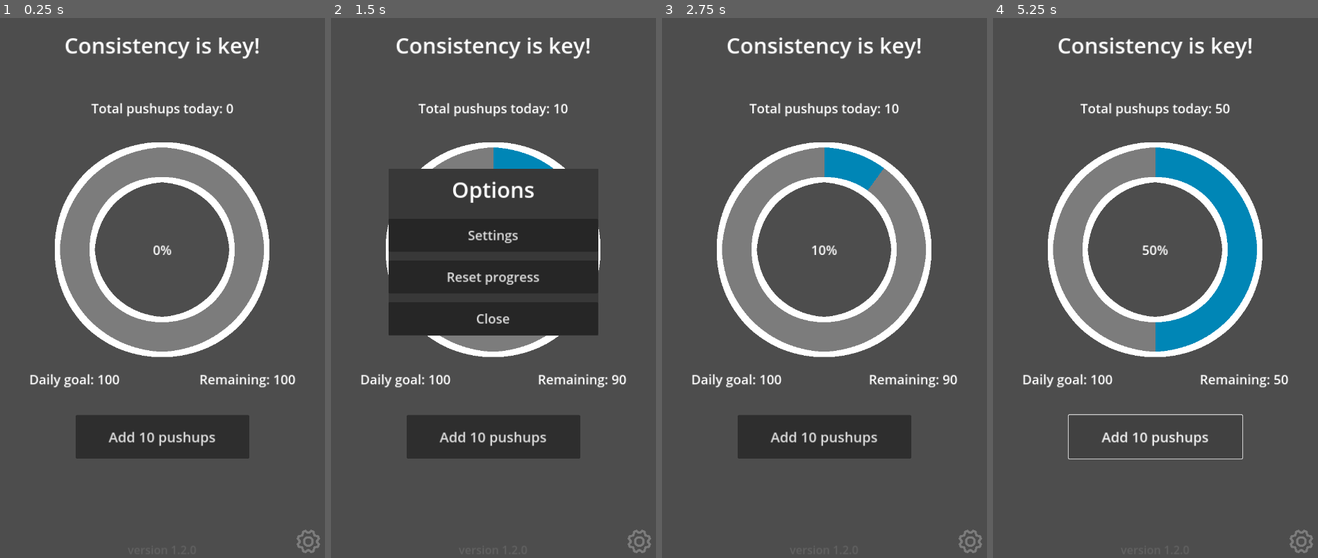
Above: before the commit, frames 1-4 (left to right).
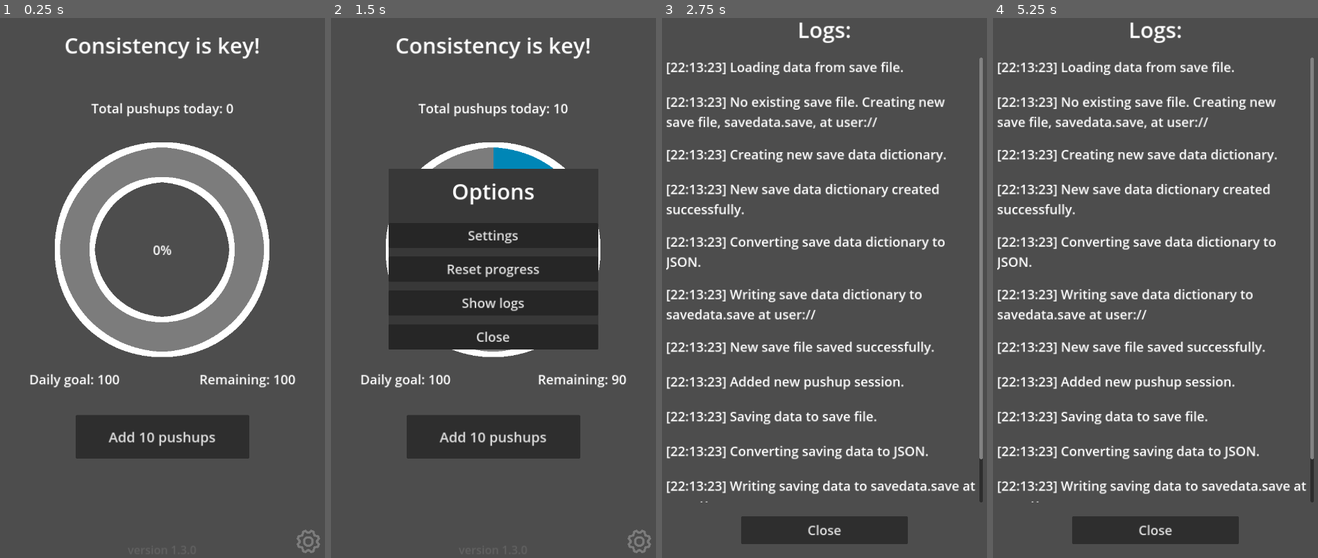
Above: after the commit, the same moments.

Repository: Vandreic/PushupProgression
Game: Godot game, scene res://src/main/main.tscn
Same seed, same stepped clock (60 frames per second), same inputs: the game is played once before the commit and once after it.
Inputs (mouse positions are in pixels of both pictures, inside the frame that each line leads up to):
- Up to frame 1 (0.25 s): no input
- Up to frame 2 (1.5 s): click "Add 10 pushups" at 0.5 s; click (639, 541) at 1.25 s
- Up to frame 3 (2.75 s): click (824, 304) at 2 s, where only the run after the commit has a clickable "Show logs"
- Up to frame 4 (5.25 s): click (1155, 439) at 2.75 s, where only the run before the commit has a clickable "Add 10 pushups"; click (1155, 439) at 3.5 s, where only the run before the commit has a clickable "Add 10 pushups"; tap Enter at 4.25 s; tap Space at 5 s

The runs differ from the first frame. In frame 2, 2.9% of the frame differs, in the area x 17-83%, y 30-62%; in frame 3, 29%, in the area x 1-99%, y 0-100%; in frame 4, 26%.

Commit message:
Created logging system
Integrated logging system for saving and loading processes. Added "Show logs" to options menu.

Diff:
--- a/global/global_variables.gd
+++ b/global/global_variables.gd
@@ -7,6 +7,15 @@
 
 
 extends Node
+
+## Constant: Main menu scene file path.
+const MAIN_SCENE_PATH: String = "res://src/main/main.tscn"
+
+## Constant: Logging menu scene file path.
+const LOGGING_MENU_SCENE_PATH: String = "res://src/ui/options_menu/logging_menu/logging_menu.tscn"
+
+## App running flag [bool].
+var app_running: bool = false
 
 
 ## Daily pushup goal.
@@ -24,5 +33,8 @@
 ## Remaining pushup to reach daily goal.
 var remaining_pushups: int = 0
 
-## Save data dictionary to store all progression data.
+## Save data [Dictionary] to store all progression data.
 var save_data_dict: Dictionary = {}
+
+## Logs [Array].
+var logs_array: Array = []
--- a/project.godot
+++ b/project.godot
@@ -11,7 +11,7 @@
 [application]
 
 config/name="PushupProgression"
-config/version="1.2.0"
+config/version="1.3.0"
 run/main_scene="res://src/main/main.tscn"
 config/features=PackedStringArray("4.3", "GL Compatibility")
 config/icon="res://icon.svg"
@@ -35,12 +35,17 @@
 "res://src/main/": "red",
 "res://src/ui/": "blue",
 "res://src/ui/options_menu/": "green",
+"res://src/ui/options_menu/logging_menu/": "teal",
 "res://src/ui/options_menu/reset_options_menu/": "orange",
 "res://src/ui/options_menu/settings_menu/": "orange",
 "res://src/ui/popup_confirm_box/": "orange",
 "res://src/utilities/": "red"
 }
 
+[input_devices]
+
+pointing/emulate_touch_from_mouse=true
+
 [rendering]
 
 renderer/rendering_method="gl_compatibility"
--- a/src/main/main.gd
+++ b/src/main/main.gd
@@ -12,8 +12,11 @@
 	# Change window size if screen width < 1280
 	change_window_size()
 
-	# Load save file
-	get_tree().call_group("save_system", "load_data")
+	# Load save file if game is not running
+	if GlobalVariables.app_running == false:
+		# Load save file
+		get_tree().call_group("save_system", "load_data")
+
 	# Update UI
 	get_tree().call_group("ui_manager", "update_ui")
 
--- /dev/null
+++ b/src/ui/options_menu/logging_menu/logging_menu.tscn
@@ -0,0 +1,56 @@
+[gd_scene load_steps=2 format=3 uid="uid://4xm567g2cjnt"]
+
+[ext_resource type="Script" path="res://src/ui/options_menu/logging_menu/logging_menu_controller.gd" id="1_d717i"]
+
+[node name="LoggingMenu" type="Control"]
+layout_mode = 3
+anchors_preset = 15
+anchor_right = 1.0
+anchor_bottom = 1.0
+grow_horizontal = 2
+grow_vertical = 2
+script = ExtResource("1_d717i")
+
+[node name="TitleLabel" type="Label" parent="."]
+layout_mode = 1
+anchors_preset = -1
+anchor_right = 1.0
+anchor_bottom = 0.1
+size_flags_vertical = 0
+theme_override_font_sizes/font_size = 50
+text = "Logs:"
+horizontal_alignment = 1
+vertical_alignment = 1
+
+[node name="ScrollContainer" type="ScrollContainer" parent="."]
+layout_mode = 1
+anchors_preset = -1
+anchor_left = 0.025
+anchor_top = 0.1
+anchor_right = 0.975
+anchor_bottom = 0.9
+
+[node name="LogsContainer" type="VBoxContainer" parent="ScrollContainer"]
+unique_name_in_owner = true
+layout_mode = 2
+size_flags_horizontal = 3
+theme_override_constants/separation = 30
+
+[node name="BaseLogLabel" type="Label" parent="ScrollContainer/LogsContainer"]
+unique_name_in_owner = true
+custom_minimum_size = Vector2(100, 50)
+layout_mode = 2
+theme_override_font_sizes/font_size = 30
+text = "[00:00:00] Write log message here..."
+autowrap_mode = 3
+
+[node name="CloseMenuButton" type="Button" parent="."]
+unique_name_in_owner = true
+layout_mode = 1
+anchors_preset = -1
+anchor_left = 0.25
+anchor_top = 0.925
+anchor_right = 0.75
+anchor_bottom = 0.975
+theme_override_font_sizes/font_size = 30
+text = "Close"
--- /dev/null
+++ b/src/ui/options_menu/logging_menu/logging_menu_controller.gd
@@ -0,0 +1,63 @@
+## Logging Menu Controller.
+##
+## Creates logs and controls the behavior of logging menu. [br]
+##
+## [br]
+##
+## Path: [code]res://src/ui/options_menu/logging_menu/logging_menu_controller.gd[/code]
+
+
+class_name LoggingMenuController
+extends Control
+
+
+## Container for logs.
+@onready var logs_container: VBoxContainer = %LogsContainer
+
+## Base log label. Used to create new logs.
+@onready var base_log_label: Label = %BaseLogLabel
+
+## Close logging menu button.
+@onready var close_menu_button: Button = %CloseMenuButton
+
+## Total logs counter.
+var total_logs_counter: int = 1
+
+
+## On [member LoggingMenuController.close_menu_button] pressed.
+func _on_close_menu_button_pressed() -> void:
+	# Change to main scene
+	get_tree().change_scene_to_file(GlobalVariables.MAIN_SCENE_PATH)
+
+
+## Create UI for logs messages
+func create_logs_ui() -> void:
+	# Loop trough all logs inside logs array
+	for log in GlobalVariables.logs_array:
+		# Duplicate base log node
+		var log_label: Label = base_log_label.duplicate()
+		# Update node name
+		log_label.name = "LogLabel" + str(total_logs_counter)
+		# Update log text
+		log_label.text = log
+		# Add to container
+		logs_container.add_child(log_label)
+		# Update log counter
+		total_logs_counter += 1
+
+	# Delete base log node
+	logs_container.remove_child(base_log_label)
+	base_log_label.queue_free()
+
+	print("Ready")
+	print(GlobalVariables.logs_array)
+
+
+# Called when the node enters the scene tree for the first time.
+func _ready() -> void:
+	# Connect pressed button signals
+	close_menu_button.pressed.connect(_on_close_menu_button_pressed)
+	# Setup logs messages (UI)
+	create_logs_ui()
+	# Update app running flag
+	GlobalVariables.app_running = true
--- a/src/ui/options_menu/options_menu.tscn
+++ b/src/ui/options_menu/options_menu.tscn
@@ -19,7 +19,7 @@
 anchor_left = 0.185
 anchor_top = 0.3
 anchor_right = 0.815
-anchor_bottom = 0.6
+anchor_bottom = 0.625
 color = Color(0.219608, 0.219608, 0.219608, 1)
 
 [node name="TitleLabel" type="Label" parent="FullWindow/BoxWindow"]
@@ -54,6 +54,13 @@
 theme_override_font_sizes/font_size = 30
 text = "Reset progress"
 
+[node name="LoggingMenuButton" type="Button" parent="FullWindow/BoxWindow/HBoxContainer"]
+unique_name_in_owner = true
+layout_mode = 2
+size_flags_vertical = 3
+theme_override_font_sizes/font_size = 30
+text = "Show logs"
+
 [node name="CloseMenuButton" type="Button" parent="FullWindow/BoxWindow/HBoxContainer"]
 unique_name_in_owner = true
 layout_mode = 2
--- a/src/ui/options_menu/options_menu_manager.gd
+++ b/src/ui/options_menu/options_menu_manager.gd
@@ -1,6 +1,6 @@
-## Options Menu Manager Script.
+## Options Menu Manager.
 ##
-## This script controls the behavior of options menu. [br]
+## Controls the behavior of options menu. [br]
 ##
 ## [br]
 ##
@@ -14,8 +14,11 @@
 ## Settings button.
 @onready var settings_button: Button = %SettingsButton
 
-## Reset menu button.
+## Open reset menu button.
 @onready var reset_menu_button: Button = %ResetMenuButton
+
+## Open logging menu button.
+@onready var logging_menu_button: Button = %LoggingMenuButton
 
 ## Close options menu button.
 @onready var close_menu_button: Button = %CloseMenuButton
@@ -26,6 +29,9 @@
 
 ## Signal: Emits when [member OptionsMenuManager.reset_menu_button] pressed.
 signal reset_menu_button_pressed
+
+## Signal: Emits when [member OptionsMenuManager.logging_menu_button] pressed.
+signal logging_menu_button_pressed
 
 
 ## Close options menu (Removes scene from tree).
@@ -51,6 +57,14 @@
 	close_menu()
 
 
+## On [member member OptionsMenuManager.logging_menu_button] pressed.
+func _on_logging_menu_button_pressed() -> void:
+	# Emit button signal
+	logging_menu_button_pressed.emit()
+	# Close options menu
+	close_menu()
+
+
 ## On [member PopupConfirmBoxManager.close_menu_button] pressed.
 func _on_close_menu_button_pressed() -> void:
 	# Close options menu
@@ -62,4 +76,5 @@
 	# Connect pressed button signals
 	settings_button.pressed.connect(_on_settings_button_pressed)
 	reset_menu_button.pressed.connect(_on_reset_menu_button_pressed)
+	logging_menu_button.pressed.connect(_on_logging_menu_button_pressed)
 	close_menu_button.pressed.connect(close_menu)
--- a/src/ui/options_menu/reset_options_menu/reset_options_menu_manager.gd
+++ b/src/ui/options_menu/reset_options_menu/reset_options_menu_manager.gd
@@ -1,6 +1,6 @@
-## Reset Options Menu Manager Script.
+## Reset Options Menu Manager.
 ##
-## This script controls the behavior of reset options menu. [br]
+## Controls the behavior of reset options menu. [br]
 ##
 ## [br]
 ##
--- a/src/ui/options_menu/settings_menu/settings_menu_manager.gd
+++ b/src/ui/options_menu/settings_menu/settings_menu_manager.gd
@@ -1,6 +1,6 @@
-## Settings Menu Manager Script.
+## Settings Menu Manager.
 ##
-## This script controls the behavior of settings menu. [br]
+## Controls the behavior of settings menu. [br]
 ##
 ## [br]
 ##
--- a/src/ui/popup_confirm_box/popup_confirm_box_manager.gd
+++ b/src/ui/popup_confirm_box/popup_confirm_box_manager.gd
@@ -1,6 +1,6 @@
-## Popup Confirm Box Manager Script.
+## Popup Confirm Box Manager.
 ##
-## This script controls the behavior of a popup confirm box. [br]
+## Controls the behavior of popup confirm box. [br]
 ##
 ## [br]
 ##
--- a/src/ui/ui_manager.gd
+++ b/src/ui/ui_manager.gd
@@ -1,8 +1,8 @@
-## UI Manager Script.
+## UI Manager.
 ##
 ## [br]
 ##
-## This script controls the behavior of UI elements. [br]
+## Controls the behavior of UI elements. [br]
 ##
 ## [br]
 ##
@@ -85,6 +85,12 @@
 	popup_box.confirm_button_pressed.connect(reset_progression.bind(reset_option))
 
 
+## Open logging menu (Changes scene).
+func open_logging_menu() -> void:
+	# Change to logging menu scene
+	get_tree().change_scene_to_file(GlobalVariables.LOGGING_MENU_SCENE_PATH)
+
+
 ## Reset progression. [br]
 ## See [member SaveSystem.reset_data] for more details.
 func reset_progression(reset_option: String) -> void:
@@ -169,7 +175,8 @@
 
 	# Update total sessions
 	GlobalVariables.total_pushups_sessions += 1
-
+	# Create log message
+	get_tree().call_group("save_system", "create_log", "Added new pushup session.")
 	# Save data
 	get_tree().call_group("save_system", "save_data")
 	# Update UI
@@ -185,6 +192,7 @@
 	# Connect to custom pressed button signals
 	options_menu.settings_button_pressed.connect(open_settings_menu)
 	options_menu.reset_menu_button_pressed.connect(open_reset_options_menu)
+	options_menu.logging_menu_button_pressed.connect(open_logging_menu)
 
 
 # Called when the node enters the scene tree for the first time.
--- a/src/utilities/save_system.gd
+++ b/src/utilities/save_system.gd
@@ -24,6 +24,41 @@
 const SAVE_GAME_PATH: String = "user://"
 ## Name of save file.
 const SAVE_FILE: String = "savedata.save"
+
+
+## Create log message.
+func create_log(log_message: String) -> void:
+	# Get time from system as dictionary
+	var datetime_dict: Dictionary = Time.get_datetime_dict_from_system()
+	# Get current hour
+	var hour: String = str(datetime_dict["hour"])
+	# Get current minut
+	var minute: String = str(datetime_dict["minute"])
+	# Get current second
+	var second: String = str(datetime_dict["second"])
+
+	# Convert hour to "00" format
+	if hour.length() < 2:
+		var _new_hour_value: String = "0" + hour
+		hour = _new_hour_value
+
+	# Convert minute to "00" format
+	if minute.length() < 2:
+		var _new_minute_value: String = "0" + minute
+		minute = _new_minute_value
+
+	# Convert second to "00" format
+	if second.length() < 2:
+		var _new_second_value: String = "0" + second
+		second = _new_second_value
+
+	# Create timestamp
+	var timestamp: String = "[%s:%s:%s] " % [hour, minute, second]
+
+	# Cretae full log message
+	var full_log_message: String = timestamp + log_message
+	# Add to logs array
+	GlobalVariables.logs_array.append(full_log_message)
 
 
 ## Create dictionary for the current day's data.
@@ -47,6 +82,8 @@
 ## Create a new [Dictionary] to store progression data and save it to
 ## [member GlobalVariables.save_data_dict].
 func create_save_data_dict() -> void:
+	create_log("Creating new save data dictionary.")
+
 	# Get datetime as dictionary from system
 	var datetime_dict: Dictionary = Time.get_datetime_dict_from_system()
 	# Get current year
@@ -72,6 +109,8 @@
 	# Save calendar to save data dictionary
 	GlobalVariables.save_data_dict = calendar_dict
 
+	create_log("New save data dictionary created successfully.")
+
 
 ## Create [Dictionary] for saving data from existing saved data [param saved_data_dict]
 ## and save it to [member GlobalVariables.save_data_dict]. [br]
@@ -80,6 +119,8 @@
 ##
 ## See [method SaveSystem.load_data] for more details.
 func create_save_data_dict_from_saved_data(saved_data_dict: Dictionary) -> void:
+	create_log("Creating save data dictionary from existing saved data.")
+
 	# Get date as dictionary from system
 	var datetime_dict: Dictionary = Time.get_date_dict_from_system()
 	# Get current year
@@ -159,7 +200,6 @@
 		years_dict[current_year][current_month][current_day] = {}
 		# Create dictionary for the current day's data.
 		years_dict[current_year][current_month][current_day] = create_day_data_dict()
-
 
 	# Create dictionary if none exist for current month
 	elif not saved_data_dict["calendar"][current_year].has(current_month):
@@ -196,8 +236,7 @@
 	# Save calendar
 	GlobalVariables.save_data_dict = calendar_dict
 
-	# File loaded successfully
-	print("Save file loaded successfully.")
+	create_log("Save data dictionary created from existing data successfully.")
 
 
 ## Return an error message as [String] based on [param file_error] value.
@@ -254,6 +293,8 @@
 ##
 ## [b]Note[/b]: When converting to JSON, all data types are transformed into JSON strings.
 func save_data() -> void:
+	create_log("Saving data to save file.")
+
 	# Get save file
 	var save_file = FileAccess.open(SAVE_GAME_PATH + SAVE_FILE, FileAccess.WRITE)
 
@@ -261,7 +302,7 @@
 	if save_file == null:
 		# Get error text
 		var error_text: String = get_file_error_message(FileAccess.get_open_error())
-		print(error_text)
+		create_log("Error opening save file. " + error_text)
 		return
 
 	# Get datetime as dictionary from system
@@ -305,14 +346,15 @@
 		# Save timestamp for session
 		GlobalVariables.save_data_dict["calendar"][year][month][day]["sessions"][current_session]["time"] = timestamp
 
+	create_log("Converting saving data to JSON.")
 	# Convert save data dictionary to JSON
 	var json_string = JSON.stringify(GlobalVariables.save_data_dict, "\t")
 
+	create_log("Writing saving data to " + SAVE_FILE + " at " + SAVE_GAME_PATH)
 	# Store the save data dictionary as a new line in the save file.
 	save_file.store_line(json_string)
 
-	# File saved successfully
-	print("Save file saved successfully.")
+	create_log("Saved data to save file successfully.")
 
 
 ## Load progression data from JSON file as [Dictionary] and pass as argument to
@@ -326,9 +368,12 @@
 ##
 ## [b]Note:[/b] Converts some keys from JSON strings to Godot data types.
 func load_data() -> void:
+	create_log("Loading data from save file.")
+
 	# Check if save file exists
 	if not FileAccess.file_exists(SAVE_GAME_PATH + SAVE_FILE):
-		print("No existing save file...")
+		create_log("No existing save file. \
+		Creating new save file, " + SAVE_FILE + ", at " + SAVE_GAME_PATH)
 
 		# Create new save data dictionary
 		create_save_data_dict()
@@ -340,20 +385,19 @@
 		if save_file == null:
 			# Get error text
 			var error_text: String = get_file_error_message(FileAccess.get_open_error())
-			print(error_text)
+			create_log("Error creating new save file. " + error_text)
 			return
 
-		# File created successfully
-		print("Save file created successfully.")
-
+		create_log("Converting save data dictionary to JSON.")
 		# Convert save data dictionary to JSON
 		var json_string = JSON.stringify(GlobalVariables.save_data_dict, "\t")
 
+		create_log("Writing save data dictionary to " + SAVE_FILE + " at " + SAVE_GAME_PATH)
 		# Store the save data dictionary as a new line in the save file.
 		save_file.store_line(json_string)
 
 		# File saved successfully
-		print("Save file saved successfully.")
+		create_log("New save file saved successfully.")
 		return
 
 	# Load save file
@@ -363,21 +407,27 @@
 	if save_file == null:
 		# Get error text
 		var error_text: String = get_file_error_message(FileAccess.get_open_error())
-		print(error_text)
+		create_log("Error opening save file. " + error_text)
 		return
 
 	# Create JSON helper
 	var json = JSON.new()
 
+	create_log("Receiving data from save file.")
 	# Get JSON
 	var json_string = save_file.get_as_text()
 
-	# Parse JSON
+	create_log("Converting data from save file.")
+	# Parse (convert) JSON
 	var save_file_data = json.parse_string(json_string)
 
-	# If parse error occurs
+	# If parse (convert) error occurs
 	if save_file_data == null:
-		print("JSON Parse Error: ", json.get_error_message(), " in ", json_string, " at line ", json.get_error_line())
+		# Create error message
+		var error_message: String = "JSON Parse Error: " + json.get_error_message()\
+		+ " in " + json_string + " at line " + json.get_error_line()
+
+		create_log("Error converting data to save file. " + error_message)
 		return
 
 	# Check if save data is dictionary
@@ -446,13 +496,14 @@
 		# Add dates to calendar dictionary
 		calendar_dict["calendar"] = years_dict
 
+		create_log("Loaded data from save file successfully.")
 		# Create save dictionary from saved calendar
 		create_save_data_dict_from_saved_data(calendar_dict)
 
 
 ## Reset all progression data.
 func reset_data(reset_option: String) -> void:
-	print("Deleting saved progress... This CANNOT be undone.")
+	create_log("Resetting data with option: [" + reset_option + "]. This CANNOT be undone!")
 
 	# Get datetime as dictionary from system
 	var datetime_dict: Dictionary = Time.get_datetime_dict_from_system()
@@ -466,30 +517,25 @@
 	# Check chosen reset option
 	match reset_option:
 		"current_day":
-			print("Resetting saved progression for current day.")
 			# Reset global values
 			reset_global_values()
 			# Reset progression for current day
 			GlobalVariables.save_data_dict["calendar"][current_year][current_month][current_day].clear()
 			# Create sessions dictionary for current date
 			GlobalVariables.save_data_dict["calendar"][current_year][current_month][current_day]["sessions"] = {}
-
-		#"current_week":
-			#print("Resetting saved progression for current week.")
-			#reset_global_values()
-			## Reset progression for current week
+			create_log("Successfully data reset for current day: %s/%s-%s." % [current_day, current_month, current_year])
 
 		"current_month":
-			print("Resetting saved progression for current month.")
 			reset_global_values()
 			GlobalVariables.save_data_dict["calendar"][current_year][current_month].clear()
 			# Create new dictionary for current date
 			GlobalVariables.save_data_dict["calendar"][current_year][current_month][current_day] = {}
 			# Create sessions dictionary for current date
 			GlobalVariables.save_data_dict["calendar"][current_year][current_month][current_day]["sessions"] = {}
+			create_log("Successfully data reset for current month: /%s-%s." % [current_month, current_year])
 
 		"current_year":
-			print("Resetting saved progression for current year.")
+			create_log("Resetting saved progression for current year.")
 			reset_global_values()
 			GlobalVariables.save_data_dict["calendar"][current_year].clear()
 			# Create new dictionary for current date
@@ -497,9 +543,10 @@
 			GlobalVariables.save_data_dict["calendar"][current_year][current_month][current_day] = {}
 			# Create sessions dictionary for current date
 			GlobalVariables.save_data_dict["calendar"][current_year][current_month][current_day]["sessions"] = {}
+			create_log("Successfully data reset for current year: %s." % current_year)
 
 		"all":
-			print("Resetting all saved progression.")
+			create_log("Resetting all saved progression.")
 			reset_global_values()
 			# Clear saved dictionary
 			GlobalVariables.save_data_dict["calendar"].clear()
@@ -509,12 +556,10 @@
 			GlobalVariables.save_data_dict["calendar"][current_year][current_month][current_day] = {}
 			# Create sessions dictionary for current date
 			GlobalVariables.save_data_dict["calendar"][current_year][current_month][current_day]["sessions"] = {}
+			create_log("Successfully data reset for all saved progression.")
 
 		_:
-			print("Unsupported reset option:", reset_option)
-
-	# Game reset successful
-	print("Game reset succesful. Progress erased.")
+			create_log("Unsupported reset option: " + reset_option)
 
 	# Save data
 	save_data()
@@ -528,3 +573,4 @@
 	GlobalVariables.total_pushups_sessions = 0
 	# Reset remaining pushups
 	GlobalVariables.remaining_pushups = 0
+	create_log("Global values reset successfully.")
